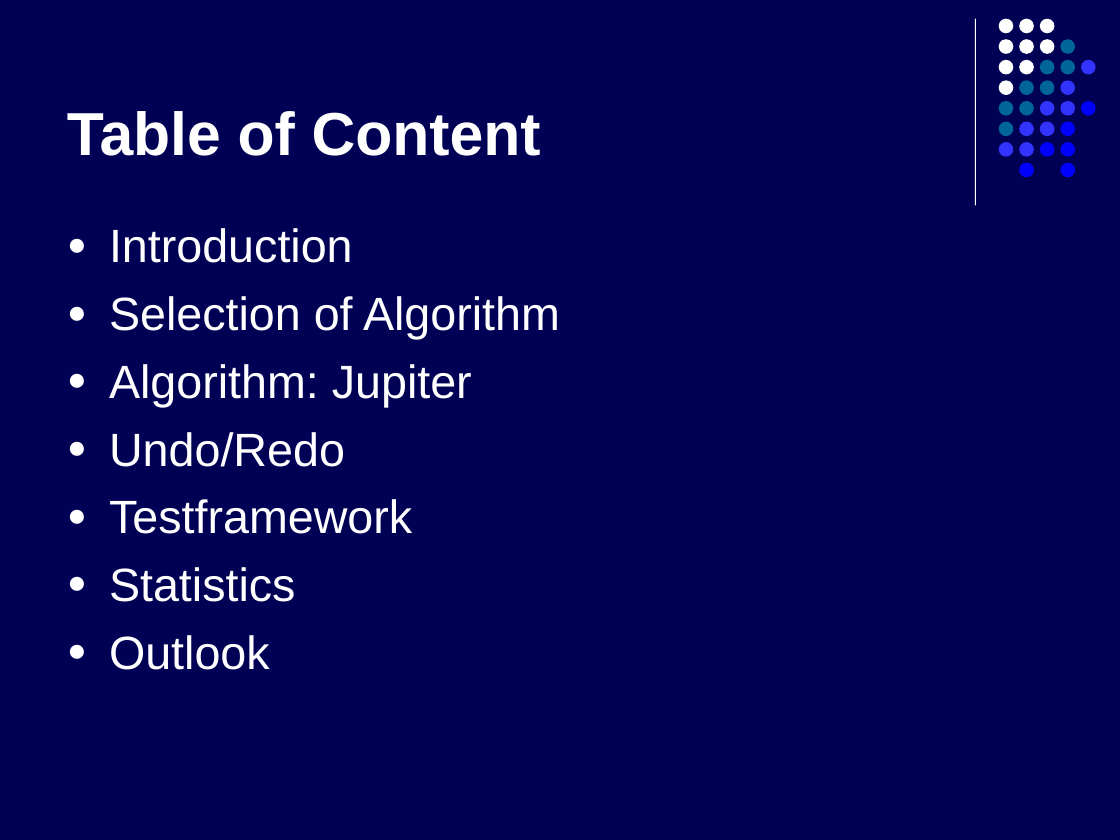
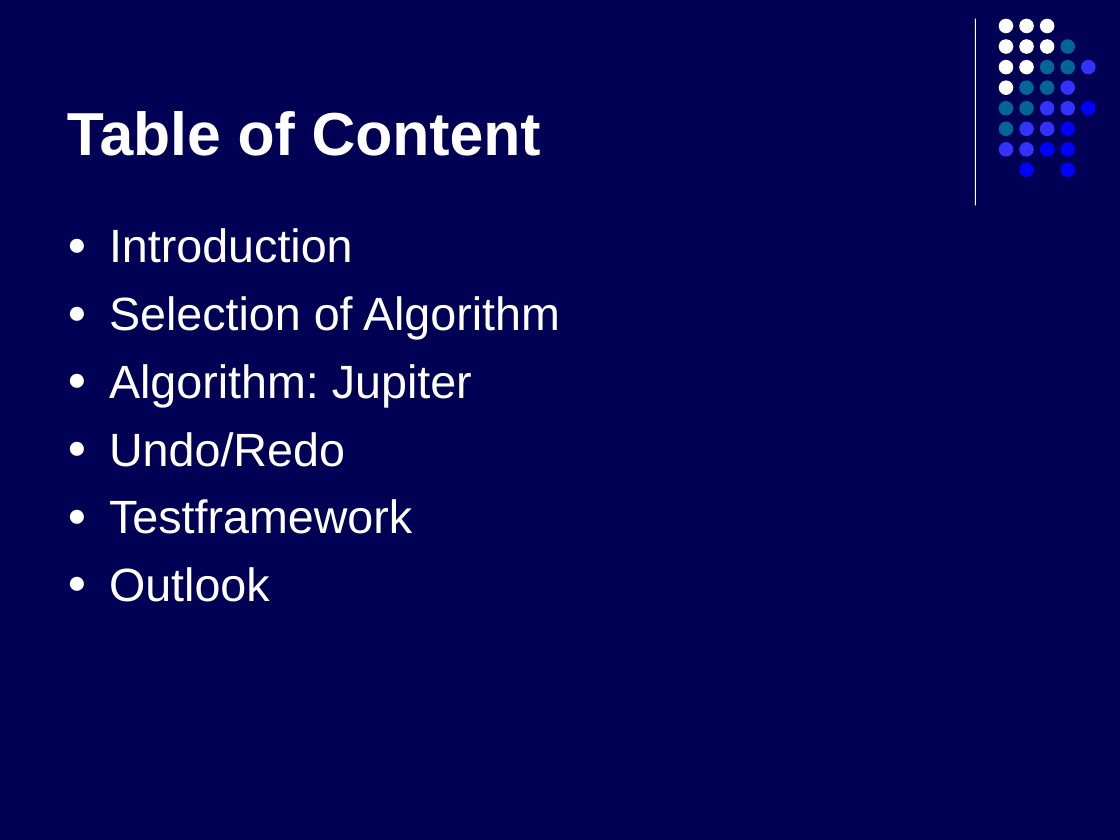
Before and after one commit to kyanha/ace, a slide deck: slide 4 of ace/trunk/doc/presentation/presentation.ppt. Drawn at 1120x840 pixels with LibreOffice and Linux fonts; fonts in the diff are those of the drawing. Boxes give left, top, right and bottom in pixels: in the first picture for what was removed or moved away, otherwise in the second. Text is boxed around its words. In the diff, an @@ line names an element or a change of style, - is before the commit and + after.

```diff
--- a/ace/trunk/doc/presentation/presentation.ppt
+++ b/ace/trunk/doc/presentation/presentation.ppt
@@ text at bbox=[109, 567, 295, 602]: paragraph removed @@
-● Statistics
```
Also in this commit, not shown: 3 slides removed.
